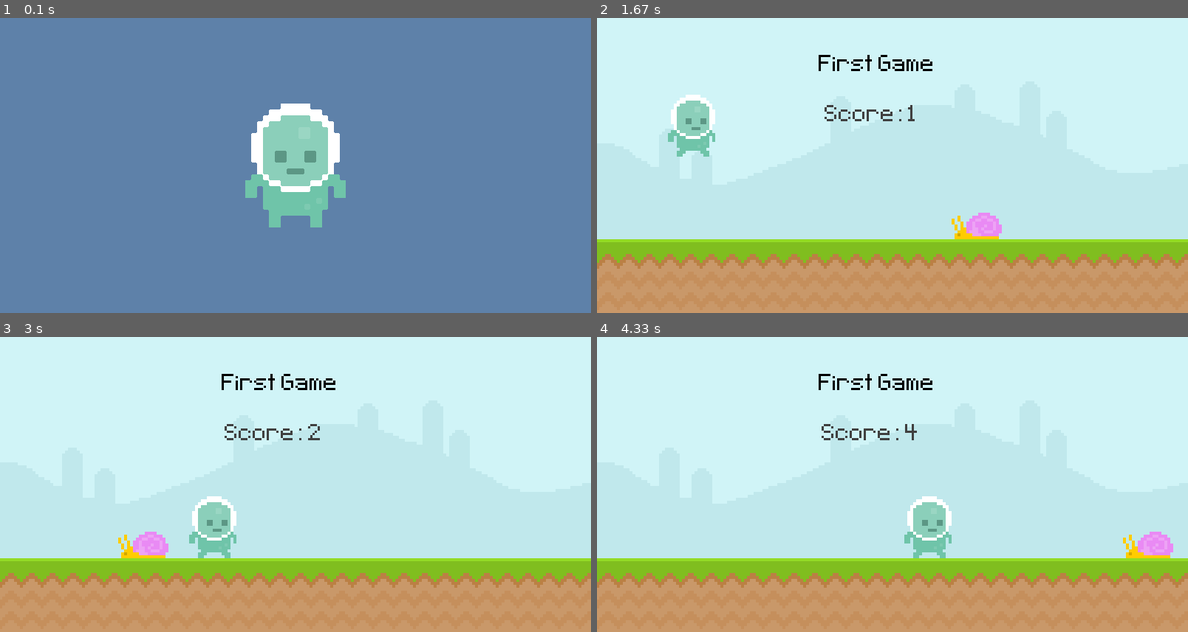
Above: before the commit, frames 1-4 (two rows, left to right).
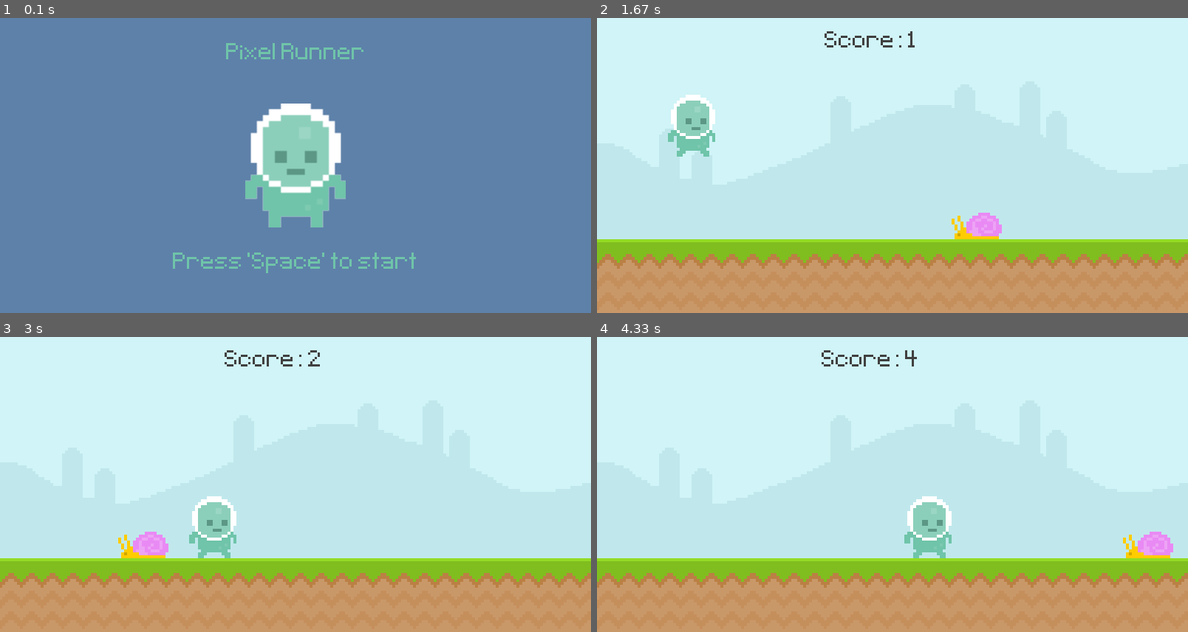
Above: after the commit, the same moments.

Repository: alexjustdoit225/python-mini-projects
Game: pygame game, started from projects/pygame_intro/pygame_intro.py
Same seed, same stepped clock (60 frames per second), same inputs: the game is played once before the commit and once after it.
Inputs (mouse positions are in pixels of both pictures, inside the frame that each line leads up to):
- Up to frame 1 (0.1 s): no input
- Up to frame 2 (1.67 s): tap Space at 0.33 s; click (614, 206) at 0.72 s; click (679, 206) at 1.55 s
- Up to frame 3 (3 s): tap Space at 2.33 s
- Up to frame 4 (4.33 s): click (827, 525) at 3.22 s; click (1075, 478) at 4.05 s

The runs differ from the first frame. In frame 1, 1.6% of the frame differs, in the area x 29-71%, y 8-87%; in frame 2, 0.8%; in frame 3, 0.8%; in frame 4, 0.8%.

Commit message:
updated screens
-updated intro and score screen
-shows the score you reached when you lose

Diff:
--- a/projects/pygame_intro/pygame_intro.py
+++ b/projects/pygame_intro/pygame_intro.py
@@ -4,8 +4,9 @@
 def score():
     time = int(pygame.time.get_ticks() / 1000) - start_time
     score_surf = test_font.render(f'Score: {time}', False, (64,64,64))
-    score_rect = score_surf.get_rect(midbottom= (370, 150))
+    score_rect = score_surf.get_rect(midbottom= (370, 50))
     screen.blit(score_surf, score_rect)
+    return time
 
 pygame.init()
 WIDTH, HEIGHT = 800, 400
@@ -15,10 +16,11 @@
 test_font = pygame.font.Font('projects\\pygame_intro\\font\\Pixeltype.ttf', 50)
 game_active = False
 start_time = 0
+display_score = 0
 
 sky_surface = pygame.image.load('projects\pygame_intro\graphics\Sky.png').convert()
 ground_surface = pygame.image.load('projects\pygame_intro\graphics\ground.png').convert()
-text_surface = test_font.render("First Game", False, 'black')
+# text_surface = test_font.render("First Game", False, 'black')
 
 snail_surface = pygame.image.load('projects\pygame_intro\graphics\snail\snail1.png').convert_alpha()
 snail_rect = snail_surface.get_rect(bottomright= (700, 300))
@@ -26,10 +28,15 @@
 player1_surf = pygame.image.load('projects\pygame_intro\graphics\Player\player_walk_1.png').convert_alpha()
 player1_rect = player1_surf.get_rect(midbottom= (80, 300))
 player1_grav = 0
+
 #intro screen
 player1_stand = pygame.image.load('projects\pygame_intro\graphics\Player\player_stand.png').convert_alpha()
-player1_stand = pygame.transform.scale2x(player1_stand)
+player1_stand = pygame.transform.rotozoom(player1_stand, 0, 2)
 player1_stand_rect = player1_stand.get_rect(center= (400, 200))
+title_surf = test_font.render('Pixel Runner', False, (111,196,169))
+title_rect = title_surf.get_rect(center= (400, 50))
+start_surf = test_font.render("Press 'Space' to start", False, (111,196,169))
+start_rect = start_surf.get_rect(midbottom= (400,350))
 
 # score_surf = test_font.render('Score: ', False, 'black')
 # score_rect = score_surf.get_rect(midbottom= (WIDTH//2 - 40, 150))
@@ -63,11 +70,11 @@
         #draw all of our elements
         screen.blit(sky_surface, (0,0))
         screen.blit(ground_surface, (0,300))
-        screen.blit(text_surface, (300, 50))
+        # screen.blit(text_surface, (300, 50))
         #draw the rectangle you used to position score
         # pygame.draw.rect(screen, '#c0e8ec', score_rect, 0, 5)
         # screen.blit(score_surf, score_rect)
-        score()
+        display_score = score()
 
         snail_rect.left -= 4
         if snail_rect.right <= 0: snail_rect.left = 800
@@ -92,6 +99,15 @@
         screen.fill((94, 129, 169))
         screen.blit(player1_stand, player1_stand_rect)
 
+        final_score = test_font.render(f'Score: {display_score}', False, 'black')
+        final_score_rect = final_score.get_rect(center= (600, 200))
+
+        if display_score == 0:
+            screen.blit(title_surf, title_rect)
+            screen.blit(start_surf, start_rect)
+        else:
+            screen.blit(final_score, final_score_rect)
+
 
 
     #updates everything
